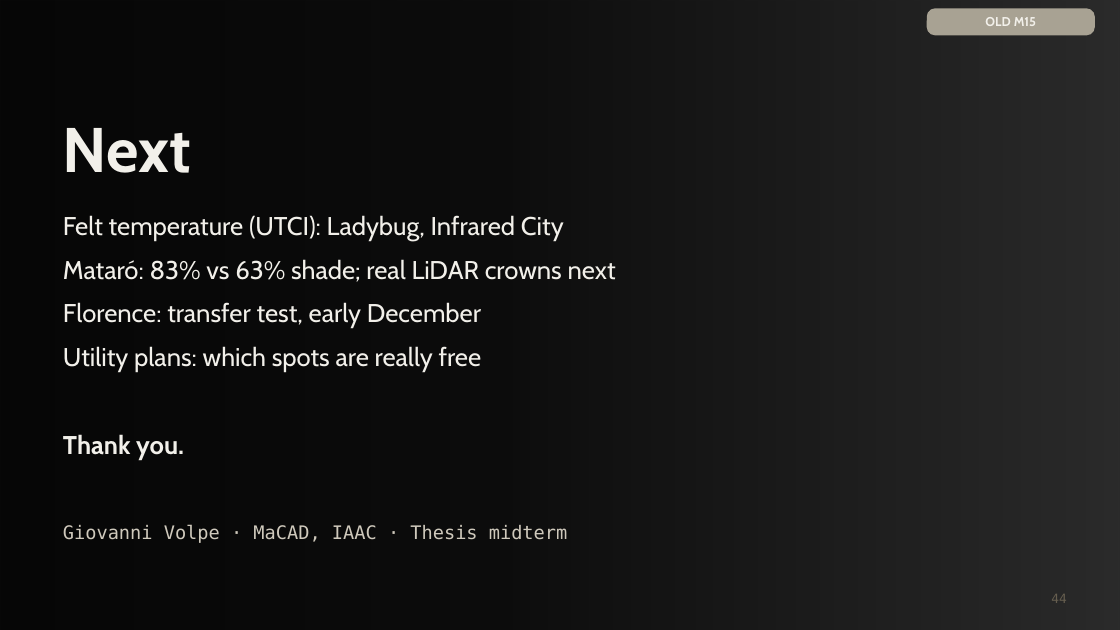
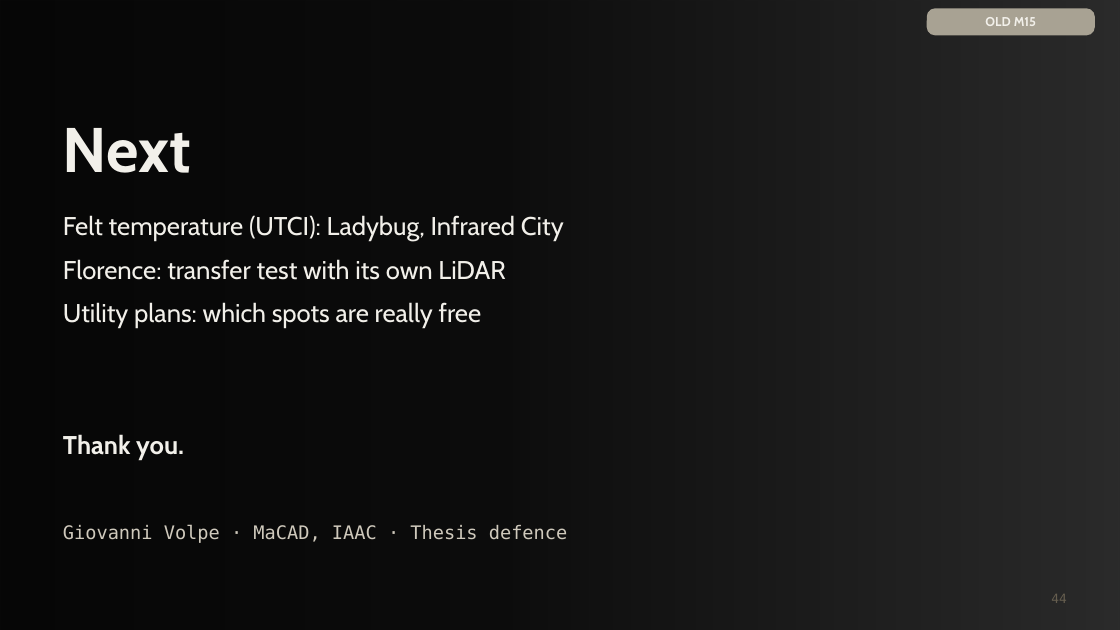
Before and after one commit to giofox96/shade-and-sponge, a slide deck: slide 44 of slides/final/shade_and_sponge_final_new.pptx. Drawn at 1120x630 pixels with LibreOffice and Linux fonts; fonts in the diff are those of the drawing; background and template pictures are left out; a plain dark background stands for a picture behind light text. Boxes give left, top, right and bottom in pixels: in the first picture for what was removed or moved away, otherwise in the second. Text is boxed around its words. In the diff, an @@ line names an element or a change of style, - is before the commit and + after.

```diff
--- a/slides/final/shade_and_sponge_final_new.pptx
+++ b/slides/final/shade_and_sponge_final_new.pptx
@@ text at bbox=[63, 259, 505, 280]: text changed @@
-Mataró: 83% vs 63% shade; real LiDAR crowns next
-Florence: transfer test, early December
+Florence: transfer test with its own LiDAR
@@ text at bbox=[63, 524, 567, 543]: text changed @@
-Giovanni Volpe · MaCAD, IAAC · Thesis midterm
+Giovanni Volpe · MaCAD, IAAC · Thesis defence
```
Also in this commit, not shown: 2 other slides changed, 4 other files.
